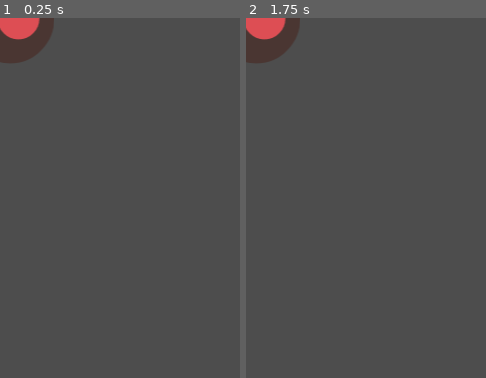
Above: before the commit, frames 1-2 (left to right).
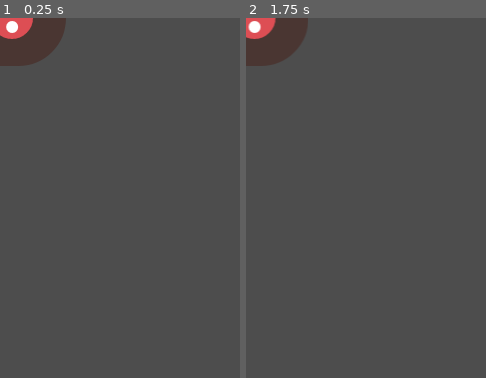
Above: after the commit, the same moments.

Repository: qbaucellsd/DodgeTheCreeps
Game: Godot game, scene res://mob.tscn
Two runs of this game, one before a commit and one after it. Both use one fixed random seed, a clock stepped at 60 frames per second and the inputs below. This scene is started directly instead of the project's main scene.
Inputs:
- Up to frame 1 (0.25 s): no input
- Up to frame 2 (1.75 s): hold Right (move_right) 0.53-1.28 s; tap Enter at 1.25 s; hold Down (move_down) from 1.28 s (still down)
The pictures show only the part of the screen within x 0-50%, y 0-50%; the shares and areas given below are measured in that part.

The runs differ from the first frame. In frame 1, 1.1% of the frame differs, in the area x 0-28%, y 0-14%; in frame 2, 1.0%.
Error before the commit: Invalid assignment of property or key 'playing' with value of type 'bool' on a base object of type 'AnimatedSprite2D'. (res://mob.gd:5)

Commit message:
Commit13
[COMMIT] Escena Principal.

Diff:
--- /dev/null
+++ b/ex-5.dodge-the-creep/main.tscn
@@ -0,0 +1,19 @@
+[gd_scene load_steps=2 format=3 uid="uid://dkfxociwtce5i"]
+
+[ext_resource type="PackedScene" uid="uid://dva0d2b6b1ait" path="res://player.tscn" id="1_ig7tw"]
+
+[node name="Main" type="Node2D"]
+
+[node name="Player" parent="." instance=ExtResource("1_ig7tw")]
+
+[node name="MobTimer" type="Timer" parent="."]
+wait_time = 0.5
+
+[node name="ScoreTimer" type="Timer" parent="."]
+
+[node name="StartTimer" type="Timer" parent="."]
+wait_time = 2.0
+one_shot = true
+
+[node name="StartPosition" type="Marker2D" parent="."]
+position = Vector2(240, 450)
--- a/ex-5.dodge-the-creep/mob.gd
+++ b/ex-5.dodge-the-creep/mob.gd
@@ -1,14 +1,14 @@
 extends RigidBody2D
 
-# Called when the node enters the scene tree for the first time.
 func _ready() -> void:
-	$AnimatedSprite2D.playing = true
-	var mob_types = $AnimatedSprite2D.frames.get_animation_names()
+	# Inicia l’animació
+	$AnimatedSprite2D.play()
+
+	# Obté totes les animacions disponibles i tria’n una a l’atzar
+	var mob_types = $AnimatedSprite2D.sprite_frames.get_animation_names()
+	randomize()
 	$AnimatedSprite2D.animation = mob_types[randi() % mob_types.size()]
 
-# Called every frame. 'delta' is the elapsed time since the previous frame.
-func _process(delta: float) -> void:
-	pass
-
+# Aquest mètode es cridarà quan el mob surti de la pantalla
 func _on_visible_on_screen_notifier_2d_screen_exited() -> void:
 	queue_free()
Not shown, added: ex-5.dodge-the-creep/DodgeTheCreeps1.pdf
Not shown, added: ex-5.dodge-the-creep/DodgeTheCreeps2.pdf
Not shown, added: ex-5.dodge-the-creep/DodgeTheCreeps3.pdf
